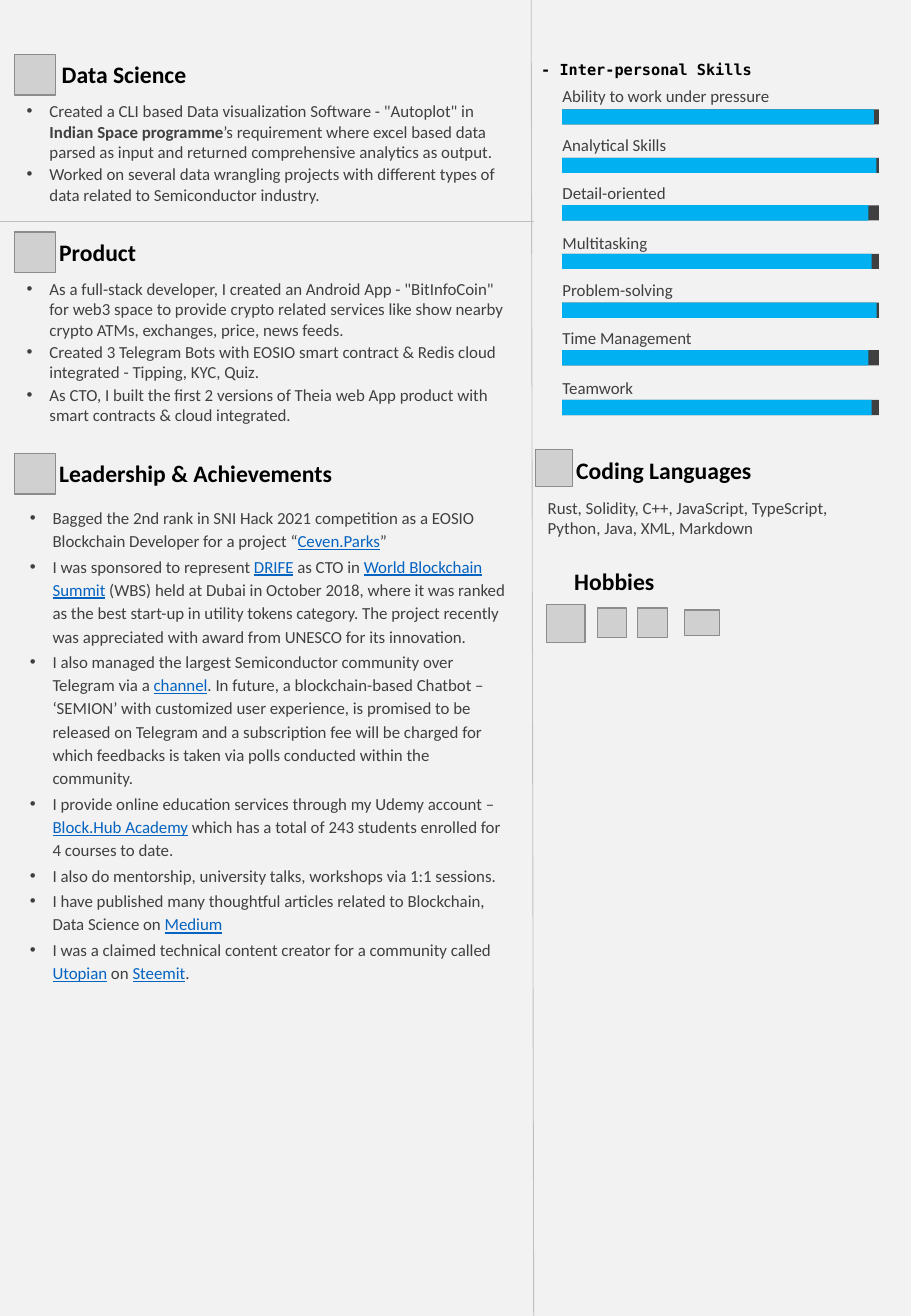
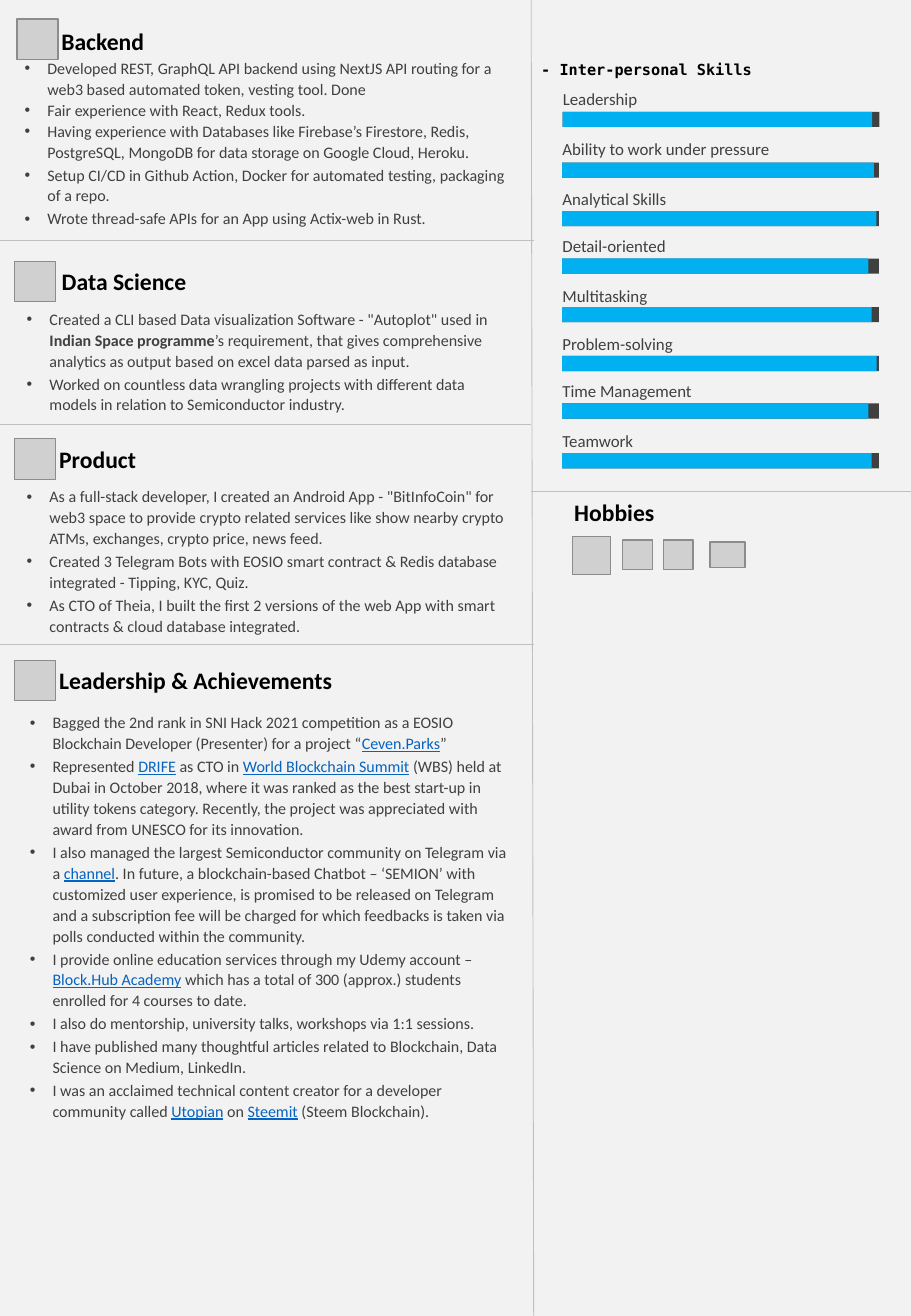
Before and after one commit to abhi3700/my_resume, a slide deck: slide 2 of my_resume.pptx. Drawn at 911x1316 pixels with LibreOffice and Linux fonts; fonts in the diff are those of the drawing; grey boxes stand for pictures; background and template pictures are left out. Boxes give left, top, right and bottom in pixels: in the first picture for what was removed or moved away, otherwise in the second. Text is boxed around its words. In the diff, an @@ line names an element or a change of style, - is before the commit and + after.

Commit message:
CV updated with recent role

```diff
--- a/my_resume.pptx
+++ b/my_resume.pptx
@@ picture added at <box>17,19,58,61</box> @@
@@ text added at <box>61,33,144,50</box>, 14 pt, text #000000, bold @@
+Backend
@@ text added at <box>47,63,504,227</box>, 9.5 pt, text #404040 @@
+• Developed REST, GraphQL API backend using NextJS API routing for a web3 based automated token, vesting tool. Done
+• Fair experience with React, Redux tools.
+• Having experience with Databases like Firebase’s Firestore, Redis, PostgreSQL, MongoDB for data storage on Google Cloud, Heroku.
+• Setup CI/CD in Github Action, Docker for automated testing, packaging of a repo.
+• Wrote thread-safe APIs for an App using Actix-web in Rust.
@@ rectangle added at <box>562,112,879,126</box>, fill #404040 @@
@@ rectangle added at <box>562,112,872,126</box>, fill #00B0F0 @@
@@ text added at <box>563,93,637,108</box>, 10 pt, text #404040 @@
+Leadership
@@ line moved from (0, 221) - (533, 221) to (0, 241) - (533, 241) @@
@@ text at <box>49,314,488,413</box>: text changed; size 10 to 9.5 pt @@
-• Created a CLI based Data visualization Software - "Autoplot" in Indian Space programme’s requirement where excel based data parsed as input and returned comprehensive analytics as output.
-• Worked on several data wrangling projects with different types of data related to Semiconductor industry.
+• Created a CLI based Data visualization Software - "Autoplot" used in Indian Space programme’s requirement, that gives comprehensive analytics as output based on excel data parsed as input.
+• Worked on countless data wrangling projects with different data models in relation to Semiconductor industry.
@@ text "Problem-solving": place and size @@
-text "Problem-solving" at <box>562,284,672,299</box>
+text "Problem-solving" at <box>562,338,672,353</box>
@@ line added from (0, 424) to (531, 424), #BFBFBF 0.5 pt @@
@@ picture removed at <box>536,449,572,486</box> @@
@@ text "Teamwork": place and size @@
-text "Teamwork" at <box>562,382,633,394</box>
+text "Teamwork" at <box>562,435,633,447</box>
@@ 14 rectangles, 5 texts: place and size @@
-14 rectangles, 5 texts at <box>562,90,879,414</box>
+14 rectangles, 5 texts at <box>562,143,879,468</box>
@@ text removed at <box>576,462,751,483</box> @@
-Coding Languages
@@ text at <box>49,491,504,635</box>: text changed; size 10 to 9.5 pt @@
-• As a full-stack developer, I created an Android App - "BitInfoCoin" for web3 space to provide crypto related services like show nearby crypto ATMs, exchanges, price, news feeds.
-• Created 3 Telegram Bots with EOSIO smart contract & Redis cloud integrated - Tipping, KYC, Quiz.
-• As CTO, I built the first 2 versions of Theia web App product with smart contracts & cloud integrated.
+• As a full-stack developer, I created an Android App - "BitInfoCoin" for web3 space to provide crypto related services like show nearby crypto ATMs, exchanges, crypto price, news feed.
+• Created 3 Telegram Bots with EOSIO smart contract & Redis database integrated - Tipping, KYC, Quiz.
+• As CTO of Theia, I built the first 2 versions of the web App with smart contracts & cloud database integrated.
@@ line added from (531, 492) to (911, 492), #BFBFBF 0.5 pt @@
@@ text removed at <box>548,502,827,537</box> @@
-Rust, Solidity, C++, JavaScript, TypeScript, Python, Java, XML, Markdown
@@ text "Hobbies": place and size @@
-text "Hobbies" at <box>574,573,654,590</box>
+text "Hobbies" at <box>574,504,654,521</box>
@@ 4 pictures: place and size @@
-4 pictures at <box>547,604,719,643</box>
+4 pictures at <box>572,536,746,575</box>
@@ line added from (0, 645) to (533, 645), #BFBFBF 0.5 pt @@
@@ 3 pictures, 3 texts: place and size @@
-3 pictures, 3 texts at <box>15,55,332,493</box>
+3 pictures, 3 texts at <box>15,261,332,700</box>
@@ text "Bagged the 2nd rank in ...": place and size @@
-text "Bagged the 2nd rank in ..." at <box>53,512,505,982</box>
+text "Bagged the 2nd rank in ..." at <box>53,717,507,1120</box>
@@ text at <box>53,717,507,1006</box>: text changed; size 10 to 9.5 pt @@
-• Bagged the 2nd rank in SNI Hack 2021 competition as a EOSIO Blockchain Developer for a project “Ceven.Parks”
-• I was sponsored to represent DRIFE as CTO in World Blockchain Summit (WBS) held at Dubai in October 2018, where it was ranked as the best start-up in utility tokens category. The project recently was appreciated with award from UNESCO for its innovation.
-• I also managed the largest Semiconductor community over Telegram via a channel. In future, a blockchain-based Chatbot – ‘SEMION’ with customized user experience, is promised to be released on Telegram and a subscription fee will be charged for which feedbacks is taken via polls conducted within the community.
-• I provide online education services through my Udemy account – Block.Hub Academy which has a total of 243 students enrolled for 4 courses to date.
+• Bagged the 2nd rank in SNI Hack 2021 competition as a EOSIO Blockchain Developer (Presenter) for a project “Ceven.Parks”
+• Represented DRIFE as CTO in World Blockchain Summit (WBS) held at Dubai in October 2018, where it was ranked as the best start-up in utility tokens category. Recently, the project was appreciated with award from UNESCO for its innovation.
+• I also managed the largest Semiconductor community on Telegram via a channel. In future, a blockchain-based Chatbot – ‘SEMION’ with customized user experience, is promised to be released on Telegram and a subscription fee will be charged for which feedbacks is taken via polls conducted within the community.
+• I provide online education services through my Udemy account – Block.Hub Academy which has a total of 300 (approx.) students enrolled for 4 courses to date.
@@ text at <box>53,1018,475,1032</box>: size 10 to 9.5 pt in "I also do mentorship, university talks, workshops ..."; line spacing 1.15 to 12.4pt @@
@@ text at <box>53,1041,497,1120</box>: text changed; size 10 to 9.5 pt @@
-• I have published many thoughtful articles related to Blockchain, Data Science on Medium
-• I was a claimed technical content creator for a community called Utopian on Steemit.
+• I have published many thoughtful articles related to Blockchain, Data Science on Medium, LinkedIn.
+• I was an acclaimed technical content creator for a developer community called Utopian on Steemit (Steem Blockchain).
```
Also in this commit, not shown: 1 other slide changed, 1 other file.
